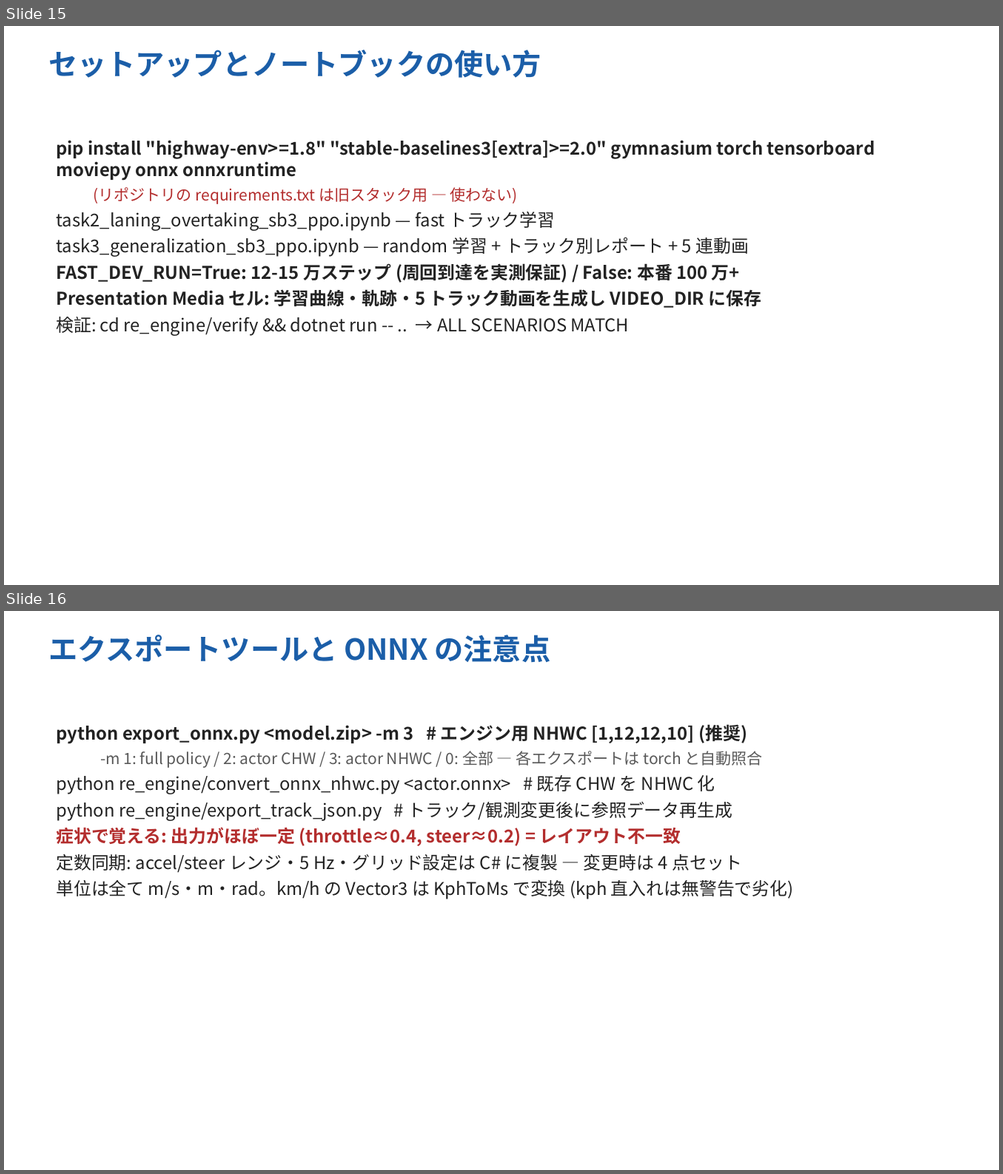
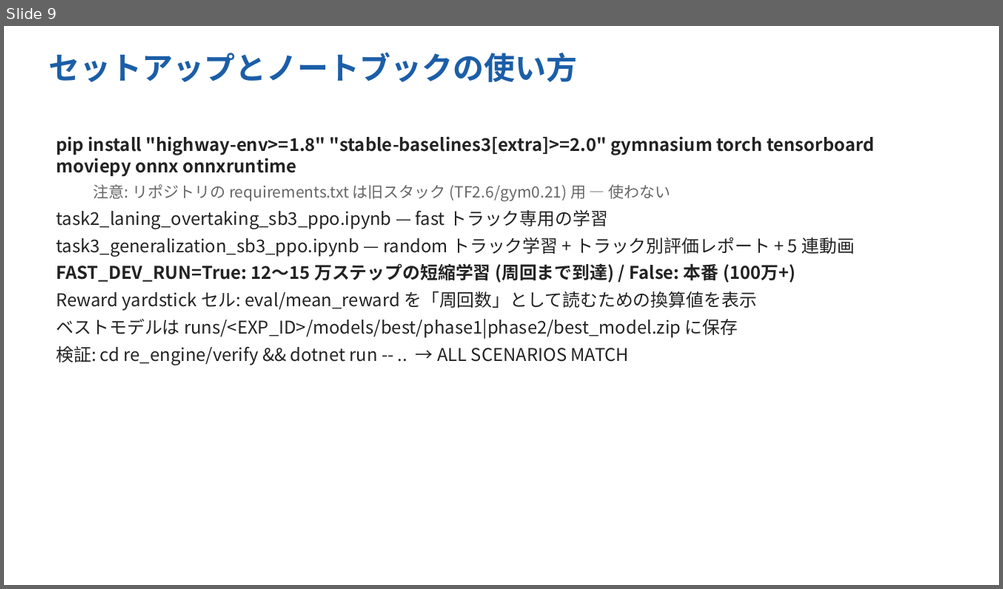
Before and after one commit to Evergarden0101/CircuitAgents, a slide deck: docs/CircuitAgents_intro_ja.pptx. Shown one above the other, each under a label of ours: slides 15 and 16 before the commit, slide 9 after it. The pictures are 1003x1174 and 1003x589 pixels, drawn with LibreOffice and Linux fonts; fonts in the diff are those of the drawing. Boxes give left, top, right and bottom in pixels: in the first picture for what was removed or moved away, otherwise in the second. Text is boxed around its words. In the diff, an @@ line names an element or a change of style, - is before the commit and + after.

```diff
--- a/docs/CircuitAgents_intro_ja.pptx
+++ b/docs/CircuitAgents_intro_ja.pptx
@@ slide 16 removed at [4,611,999,1170], background #FFFFFF @@
@@ text removed at [48,635,551,663] @@
-エクスポートツールと ONNX の注意点
@@ text removed at [56,724,794,900] @@
-python export_onnx.py <model.zip> -m 3 # エンジン用 NHWC [1,12,12,10] (推奨)
-  -m 1: full policy / 2: actor CHW / 3: actor NHWC / 0: 全部 — 各エクスポートは torch と自動照合
-python re_engine/convert_onnx_nhwc.py <actor.onnx> # 既存 CHW を NHWC 化
-python re_engine/export_track_json.py # トラック/観測変更後に参照データ再生成
-症状で覚える: 出力がほぼ一定 (throttle≈0.4, steer≈0.2) = レイアウト不一致
-定数同期: accel/steer レンジ・5 Hz・グリッド設定は C# に複製 — 変更時は 4 点セット
-単位は全て m/s・m・rad。km/h の Vector3 は KphToMs で変換 (kph 直入れは無警告で劣化)
@@ what was slide 15 is now slide 9 @@
@@ slide 9 changed as well @@
@@ text "セットアップとノートブックの使い方" at [48,52,577,82]: size 28 to 30 pt @@
@@ text at [56,136,874,366]: more space between paragraphs @@
@@ text at [56,184,854,338]: text changed @@
-  (リポジトリの requirements.txt は旧スタック用 — 使わない)
-task2_laning_overtaking_sb3_ppo.ipynb — fast トラック学習
-task3_generalization_sb3_ppo.ipynb — random 学習 + トラック別レポート + 5 連動画
-FAST_DEV_RUN=True: 12-15 万ステップ (周回到達を実測保証) / False: 本番 100 万+
-Presentation Media セル: 学習曲線・軌跡・5 トラック動画を生成し VIDEO_DIR に保存
+  注意: リポジトリの requirements.txt は旧スタック (TF2.6/gym0.21) 用 — 使わない
+task2_laning_overtaking_sb3_ppo.ipynb — fast トラック専用の学習
+task3_generalization_sb3_ppo.ipynb — random トラック学習 + トラック別評価レポート + 5 連動画
+FAST_DEV_RUN=True: 12〜15 万ステップの短縮学習 (周回まで到達) / False: 本番 (100万+)
+Reward yardstick セル: eval/mean_reward を「周回数」として読むための換算値を表示
+ベストモデルは runs/<EXP_ID>/models/best/phase1|phase2/best_model.zip に保存
```
Also in this commit, not shown: 2 other slides changed, 8 slides added, 13 other slides removed, 7 other files.
